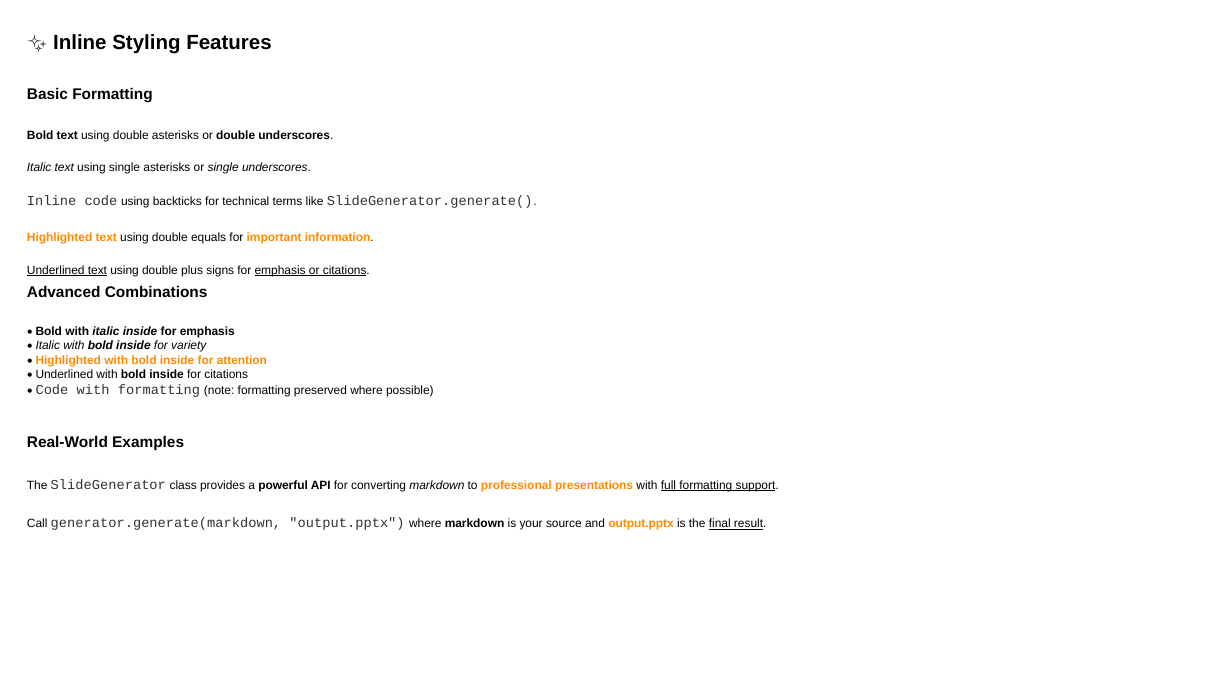
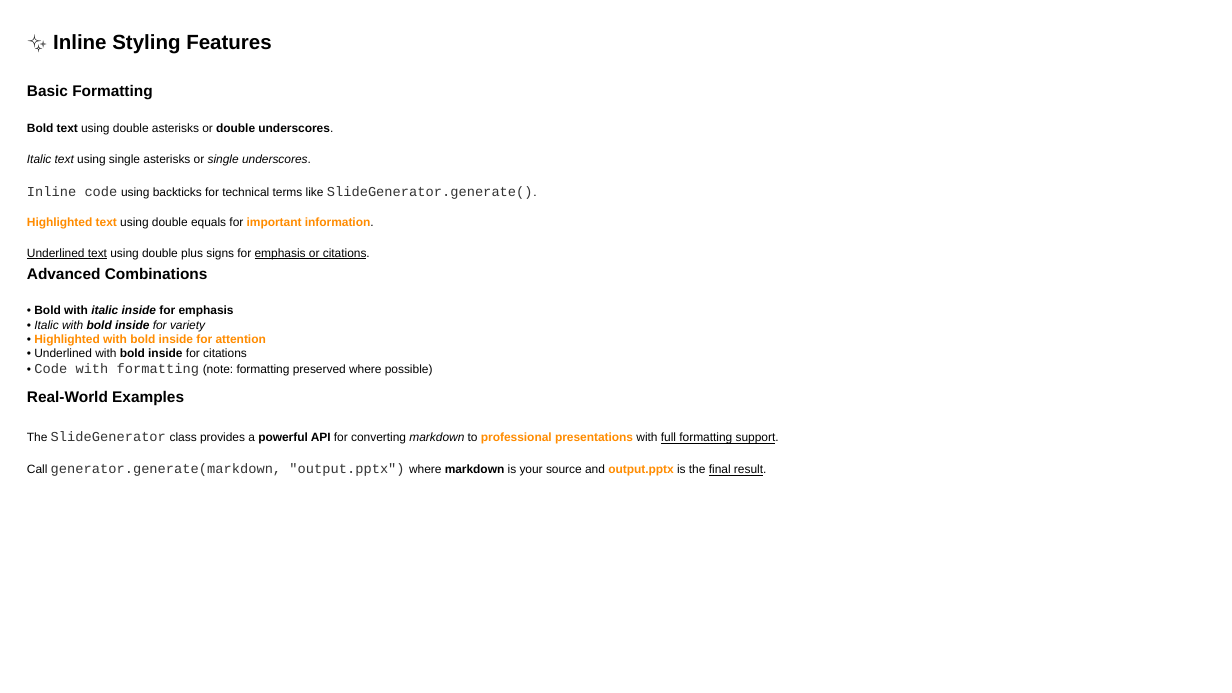
Before and after one commit to louisazhou/slidegenerator, a slide deck: slide 2 of output/comprehensive_demo_default.pptx. Drawn at 1232x693 pixels with LibreOffice and Linux fonts; fonts in the diff are those of the drawing. Boxes give left, top, right and bottom in pixels: in the first picture for what was removed or moved away, otherwise in the second. Text is boxed around its words. In the diff, an @@ line names an element or a change of style, - is before the commit and + after.

Commit message:
fix table rendering issues, ensure WYSIWYG as much as possible between paginated html and the rendered pptx

```diff
--- a/output/comprehensive_demo_default.pptx
+++ b/output/comprehensive_demo_default.pptx
@@ text "Basic Formatting": place and size @@
-text "Basic Formatting" at <box>27,87,152,103</box>
+text "Basic Formatting" at <box>27,84,152,99</box>
@@ text "Bold text using double asterisks ...": place and size @@
-text "Bold text using double asterisks ..." at <box>27,129,333,141</box>
+text "Bold text using double asterisks ..." at <box>27,123,333,135</box>
@@ text "Italic text using single asterisks ...": place and size @@
-text "Italic text using single asterisks ..." at <box>27,162,311,174</box>
+text "Italic text using single asterisks ..." at <box>27,154,311,166</box>
@@ text "Inline code using backticks for ...": place and size @@
-text "Inline code using backticks for ..." at <box>27,195,533,208</box>
+text "Inline code using backticks for ..." at <box>27,186,533,199</box>
@@ text "Highlighted text using double equals ...": place and size @@
-text "Highlighted text using double equals ..." at <box>27,232,374,244</box>
+text "Highlighted text using double equals ..." at <box>27,217,374,229</box>
@@ text "Underlined text using double plus ...": place and size @@
-text "Underlined text using double plus ..." at <box>27,265,370,276</box>
+text "Underlined text using double plus ..." at <box>27,248,370,260</box>
@@ text "Advanced Combinations": place and size @@
-text "Advanced Combinations" at <box>27,285,208,297</box>
+text "Advanced Combinations" at <box>27,267,208,279</box>
@@ text "• Bold with italic inside ...": place and size @@
-text "• Bold with italic inside ..." at <box>36,326,434,397</box>
+text "• Bold with italic inside ..." at <box>34,305,433,376</box>
@@ text "• Bold with italic inside ..." at <box>34,305,433,376</box>: font Calibri to Arial in "•", "•", "•", "•" and 1 more places @@
@@ text "Real-World Examples": place and size @@
-text "Real-World Examples" at <box>27,435,184,451</box>
+text "Real-World Examples" at <box>27,390,184,406</box>
@@ text "The SlideGenerator class provides a ...": place and size @@
-text "The SlideGenerator class provides a ..." at <box>27,479,779,491</box>
+text "The SlideGenerator class provides a ..." at <box>27,431,779,444</box>
@@ text "Call generator.generate(markdown, "output.pptx") where markd ...": place and size @@
-text "Call generator.generate(markdown, "output.pptx") where markd ..." at <box>27,517,766,530</box>
+text "Call generator.generate(markdown, "output.pptx") where markd ..." at <box>27,463,766,476</box>
```
Also in this commit, not shown: 19 other slides changed, 13 other files.
